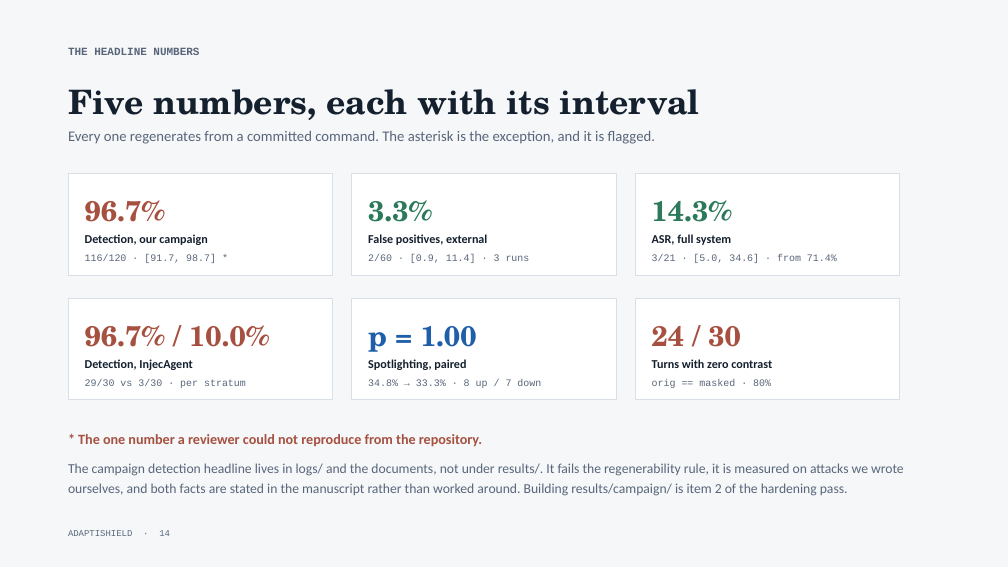
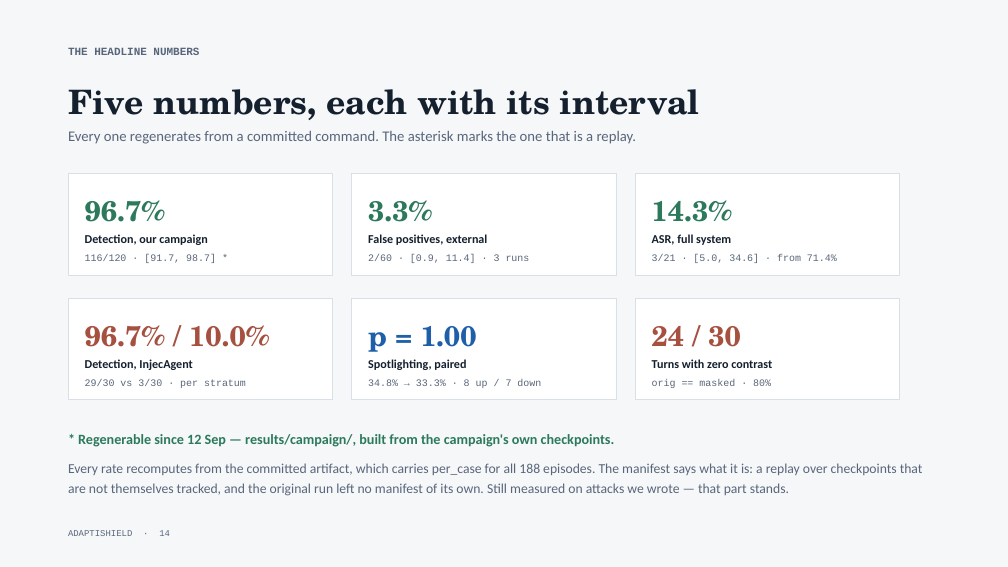
Before and after one commit to ahmadkhanraj01/adaptishield, a slide deck: slide 14 of paper/AdaptiShield-Full-Review.pptx. Drawn at 1008x567 pixels with LibreOffice and Linux fonts; fonts in the diff are those of the drawing. Boxes give left, top, right and bottom in pixels: in the first picture for what was removed or moved away, otherwise in the second. Text is boxed around its words. In the diff, an @@ line names an element or a change of style, - is before the commit and + after.

```diff
--- a/paper/AdaptiShield-Full-Review.pptx
+++ b/paper/AdaptiShield-Full-Review.pptx
@@ text at box(68, 131, 637, 144): text changed @@
-Every one regenerates from a committed command. The asterisk is the exception, and it is flagged.
+Every one regenerates from a committed command. The asterisk marks the one that is a replay.
@@ text "96.7%" at box(85, 200, 165, 222): text colour #A6503F to #2C7A5B @@
@@ text at box(68, 434, 923, 496): text changed @@
-* The one number a reviewer could not reproduce from the repository.
-The campaign detection headline lives in logs/ and the documents, not under results/. It fails the regenerability rule, it is measured on attacks we wrote ourselves, and both facts are stated in the manuscript rather than worked around. Building results/campaign/ is item 2 of the hardening pass.
+* Regenerable since 12 Sep — results/campaign/, built from the campaign's own checkpoints.
+Every rate recomputes from the committed artifact, which carries per_case for all 188 episodes. The manifest says what it is: a replay over checkpoints that are not themselves tracked, and the original run left no manifest of its own. Still measured on attacks we wrote — that part stands.
```
Also in this commit, not shown: 18 other slides changed, 1 slide added, 1 other file.
